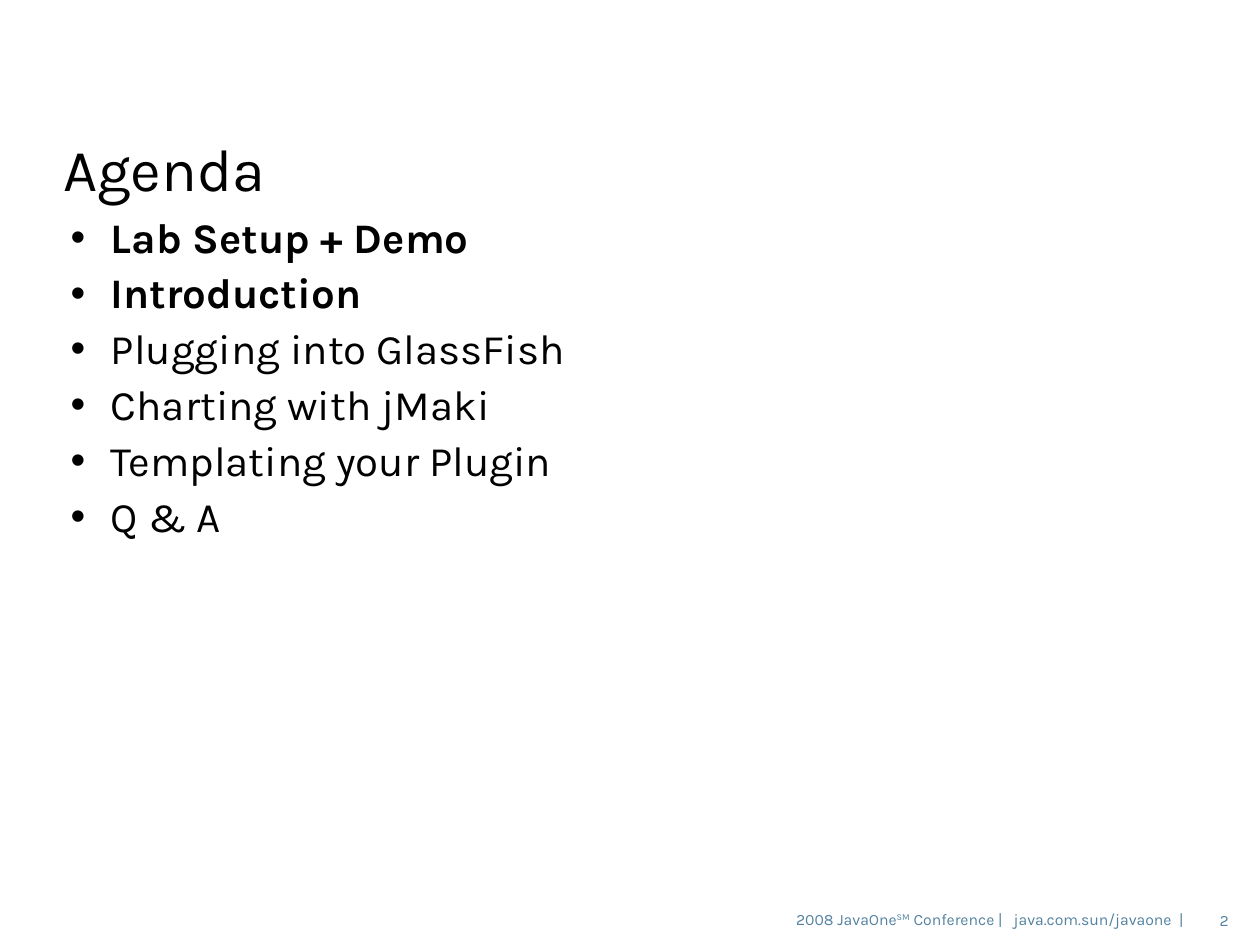
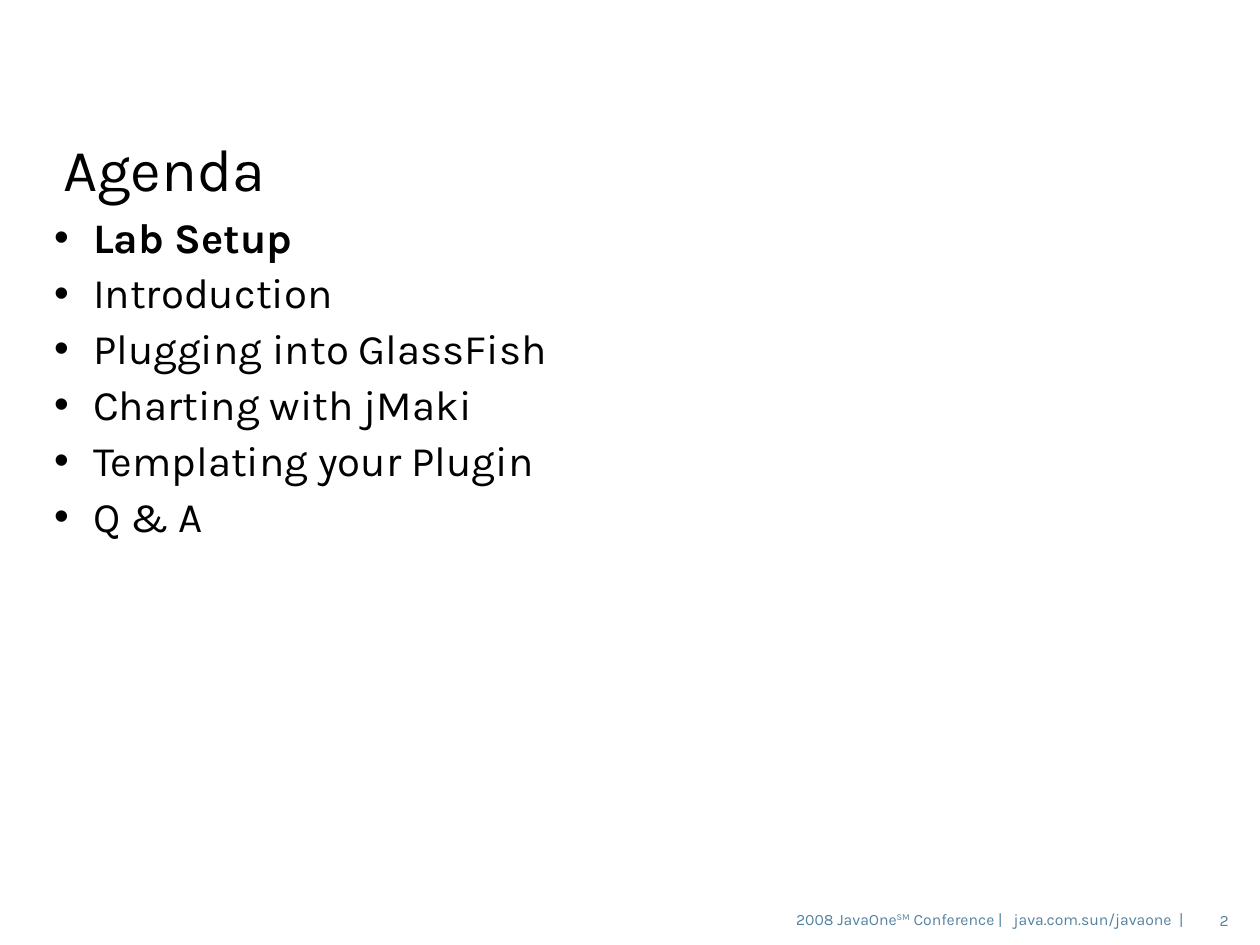
Before and after one commit to javaee/glassfish, a slide deck: slide 2 of v3/admingui/j1plugin/gfplugin/4520_gfplugin.odp. Drawn at 1260x945 pixels with LibreOffice and Linux fonts; fonts in the diff are those of the drawing; background and template pictures are left out. Boxes give left, top, right and bottom in pixels: in the first picture for what was removed or moved away, otherwise in the second. Text is boxed around its words. In the diff, an @@ line names an element or a change of style, - is before the commit and + after.

```diff
--- a/v3/admingui/j1plugin/gfplugin/4520_gfplugin.odp
+++ b/v3/admingui/j1plugin/gfplugin/4520_gfplugin.odp
@@ text at bbox=[93, 224, 293, 263]: text changed @@
-• Lab Setup + Demo
+• Lab Setup
@@ text at bbox=[93, 279, 547, 539]: bold off in "Introduction"; indent changed @@
```
Also in this commit, not shown: 5 other slides changed, 2 slides added.
